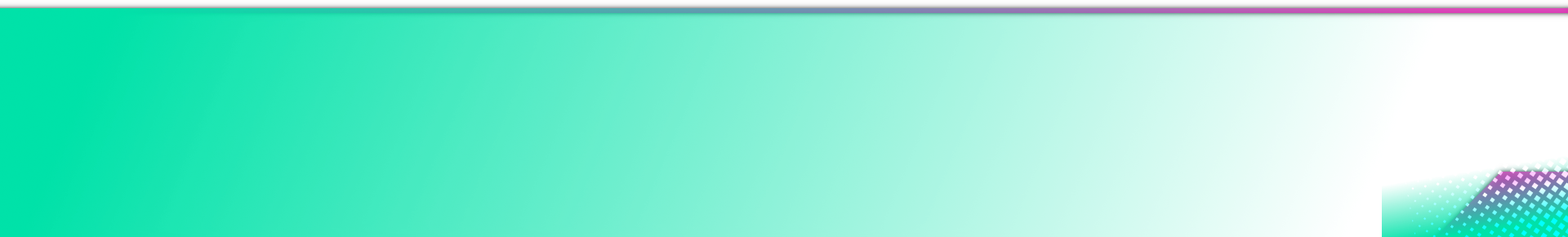
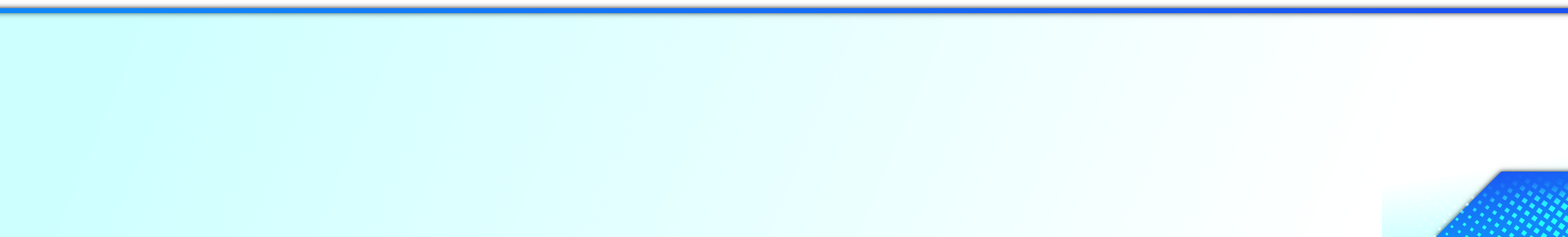
Layers edited between the first and the second 1568px x 237px image:
painted on "monochrome diamond.png" over [1403, 155, 1568, 225]
"Layer": opacity 100% → 30%, blend lch hue → linear light, painted on it over [0, 8, 1568, 237]
hid "Layer #1" over [0, 4, 1568, 237]
painted on "dialog_name.png" over [0, 8, 1568, 237]
